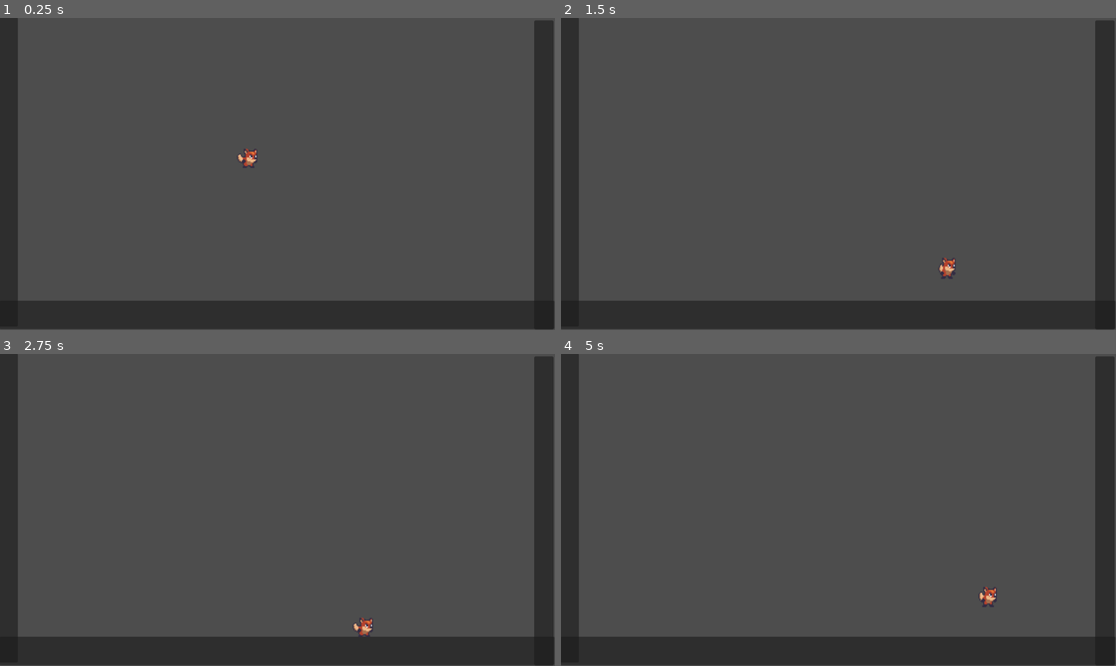
Above: before the commit, frames 1-4 (two rows, left to right).
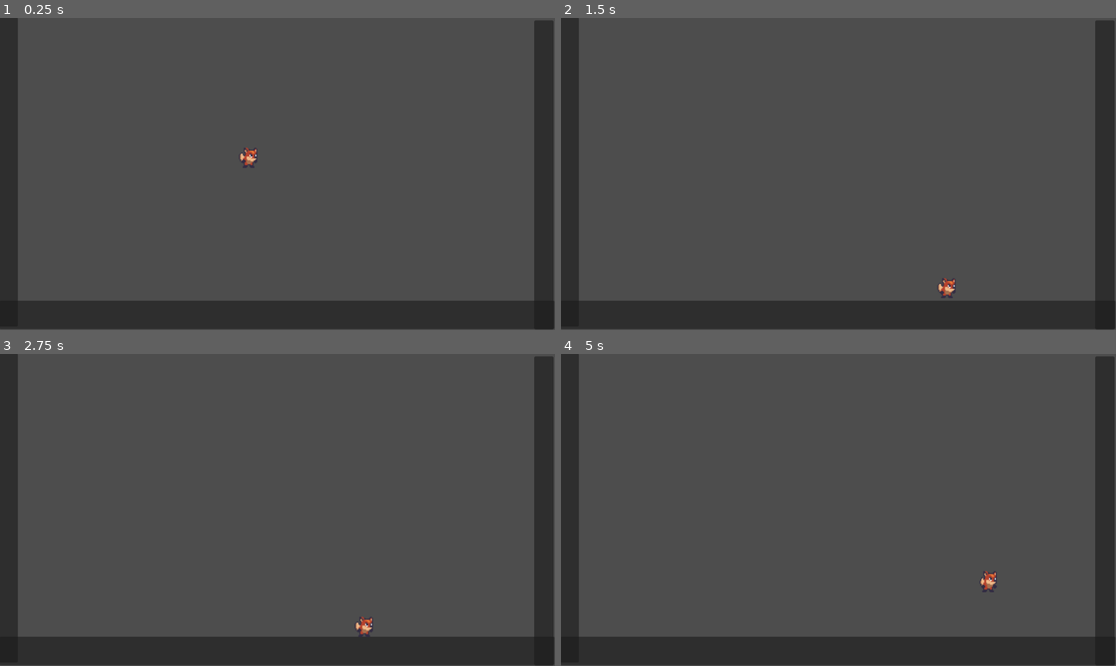
Above: after the commit, the same moments.

Repository: TarikPonciano/platformer-tarde
Game: Godot game, scene res://main.tscn
Two runs of this game, one before a commit and one after it. Both use one fixed random seed, a clock stepped at 60 frames per second and the inputs below. Before the commit the project has no main scene; this scene is started directly in both runs.
Inputs:
- Up to frame 1 (0.25 s): no input
- Up to frame 2 (1.5 s): tap Enter (ui_accept) at 0.5, 1.35 s; hold Enter (ui_accept) 0.53-1.28 s; hold Right (ui_right) from 0.53 s (still down)
- Up to frame 3 (2.75 s): tap Enter (ui_accept) at 1.52, 1.82 s; release Right (ui_right) at 2.03 s; hold Left (ui_left) from 2.03 s (still down); hold Enter (ui_accept) from 2.03 s (still down)
- Up to frame 4 (5 s): release Left (ui_left) at 2.78 s; release Enter (ui_accept) at 2.78 s; hold Right (ui_right) 2.78-4.28 s; tap Enter (ui_accept) at 2.85, 3.02, 3.32, 4.35, 4.52, 4.82 s; hold Enter (ui_accept) 3.53-4.28 s; hold Left (ui_left) from 4.28 s (still down)

The runs differ from the first frame. In frame 1, less than 0.1% of the frame differs, in the area x 42-47%, y 41-48%; in frame 2, 0.3%, in the area x 67-72%, y 76-90%; in frame 3, less than 0.1%; in frame 4, 0.3%.

Commit message:
Pulo duplo e Animacoes

Diff:
--- a/player-foxy.tscn
+++ b/player-foxy.tscn
@@ -1,7 +1,11 @@
-[gd_scene load_steps=9 format=3 uid="uid://d10vsmbcp4v2v"]
+[gd_scene load_steps=17 format=3 uid="uid://d10vsmbcp4v2v"]
 
 [ext_resource type="Texture2D" uid="uid://dvyhibjrr6nbt" path="res://Recursos/Personagens/Foxy/Spritesheet-Foxy.png" id="1_6d0h6"]
 [ext_resource type="Script" path="res://player_foxy.gd" id="1_plvan"]
+
+[sub_resource type="AtlasTexture" id="AtlasTexture_4o1hu"]
+atlas = ExtResource("1_6d0h6")
+region = Rect2(33, 160, 33, 32)
 
 [sub_resource type="AtlasTexture" id="AtlasTexture_e1wfx"]
 atlas = ExtResource("1_6d0h6")
@@ -19,9 +23,40 @@
 atlas = ExtResource("1_6d0h6")
 region = Rect2(99, 0, 33, 32)
 
+[sub_resource type="AtlasTexture" id="AtlasTexture_sh3ek"]
+atlas = ExtResource("1_6d0h6")
+region = Rect2(0, 160, 33, 32)
+
+[sub_resource type="AtlasTexture" id="AtlasTexture_7iw11"]
+atlas = ExtResource("1_6d0h6")
+region = Rect2(0, 32, 33, 32)
+
+[sub_resource type="AtlasTexture" id="AtlasTexture_7is3e"]
+atlas = ExtResource("1_6d0h6")
+region = Rect2(33, 32, 33, 32)
+
+[sub_resource type="AtlasTexture" id="AtlasTexture_8bj3c"]
+atlas = ExtResource("1_6d0h6")
+region = Rect2(66, 32, 33, 32)
+
+[sub_resource type="AtlasTexture" id="AtlasTexture_mxtav"]
+atlas = ExtResource("1_6d0h6")
+region = Rect2(99, 32, 33, 32)
+
+[sub_resource type="AtlasTexture" id="AtlasTexture_neuc0"]
+atlas = ExtResource("1_6d0h6")
+region = Rect2(132, 32, 33, 32)
+
+[sub_resource type="AtlasTexture" id="AtlasTexture_c21fj"]
+atlas = ExtResource("1_6d0h6")
+region = Rect2(165, 32, 33, 32)
+
 [sub_resource type="SpriteFrames" id="SpriteFrames_q4cko"]
 animations = [{
-"frames": [],
+"frames": [{
+"duration": 1.0,
+"texture": SubResource("AtlasTexture_4o1hu")
+}],
 "loop": true,
 "name": &"fall",
 "speed": 5.0
@@ -43,12 +78,33 @@
 "name": &"idle",
 "speed": 5.0
 }, {
-"frames": [],
+"frames": [{
+"duration": 1.0,
+"texture": SubResource("AtlasTexture_sh3ek")
+}],
 "loop": true,
 "name": &"jump",
 "speed": 5.0
 }, {
-"frames": [],
+"frames": [{
+"duration": 1.0,
+"texture": SubResource("AtlasTexture_7iw11")
+}, {
+"duration": 1.0,
+"texture": SubResource("AtlasTexture_7is3e")
+}, {
+"duration": 1.0,
+"texture": SubResource("AtlasTexture_8bj3c")
+}, {
+"duration": 1.0,
+"texture": SubResource("AtlasTexture_mxtav")
+}, {
+"duration": 1.0,
+"texture": SubResource("AtlasTexture_neuc0")
+}, {
+"duration": 1.0,
+"texture": SubResource("AtlasTexture_c21fj")
+}],
 "loop": true,
 "name": &"run",
 "speed": 5.0
@@ -66,9 +122,8 @@
 position = Vector2(1, -13)
 scale = Vector2(2, 2)
 sprite_frames = SubResource("SpriteFrames_q4cko")
-animation = &"idle"
+animation = &"fall"
 autoplay = "idle"
-frame_progress = 0.997641
 
 [node name="CollisionShape2D" type="CollisionShape2D" parent="."]
 position = Vector2(-3, 0)
--- a/player_foxy.gd
+++ b/player_foxy.gd
@@ -3,15 +3,26 @@
 
 const SPEED = 300.0
 const JUMP_VELOCITY = -400.0
+var pulo_duplo = true
+
 
 func _physics_process(delta: float) -> void:
+
 	# Add the gravity.
 	if not is_on_floor():
-		velocity += get_gravity() * delta
+		if Input.is_action_just_pressed("ui_accept") and pulo_duplo:
+			velocity.y = JUMP_VELOCITY*(0.75)
+			pulo_duplo = false
+
+		if Input.is_action_pressed("ui_accept"):
+			velocity += (get_gravity()*0.8) * delta
+		else:
+			velocity += get_gravity() * delta
 
 	# Handle jump.
 	if Input.is_action_just_pressed("ui_accept") and is_on_floor():
 		velocity.y = JUMP_VELOCITY
+		pulo_duplo = true
 
 	# Get the input direction and handle the movement/deceleration.
 	# As good practice, you should replace UI actions with custom gameplay actions.
@@ -21,4 +32,6 @@
 	else:
 		velocity.x = move_toward(velocity.x, 0, SPEED)
 
+
+
 	move_and_slide()
--- a/project.godot
+++ b/project.godot
@@ -11,6 +11,7 @@
 [application]
 
 config/name="Platformer Tarde"
+run/main_scene="res://main.tscn"
 config/features=PackedStringArray("4.3", "Mobile")
 config/icon="res://icon.svg"
 
